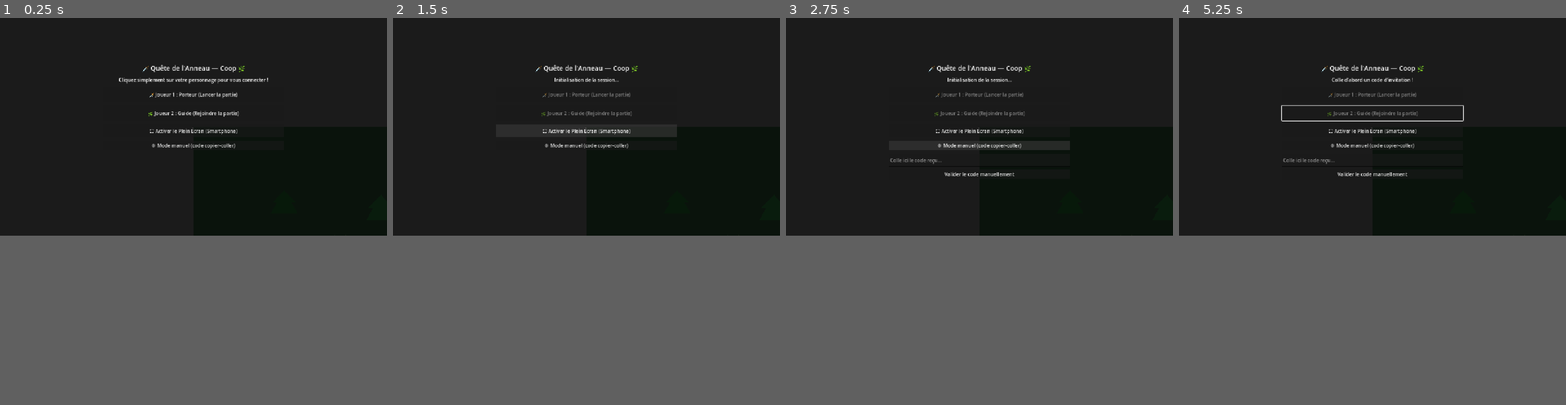
Above: before the commit, frames 1-4 (left to right).
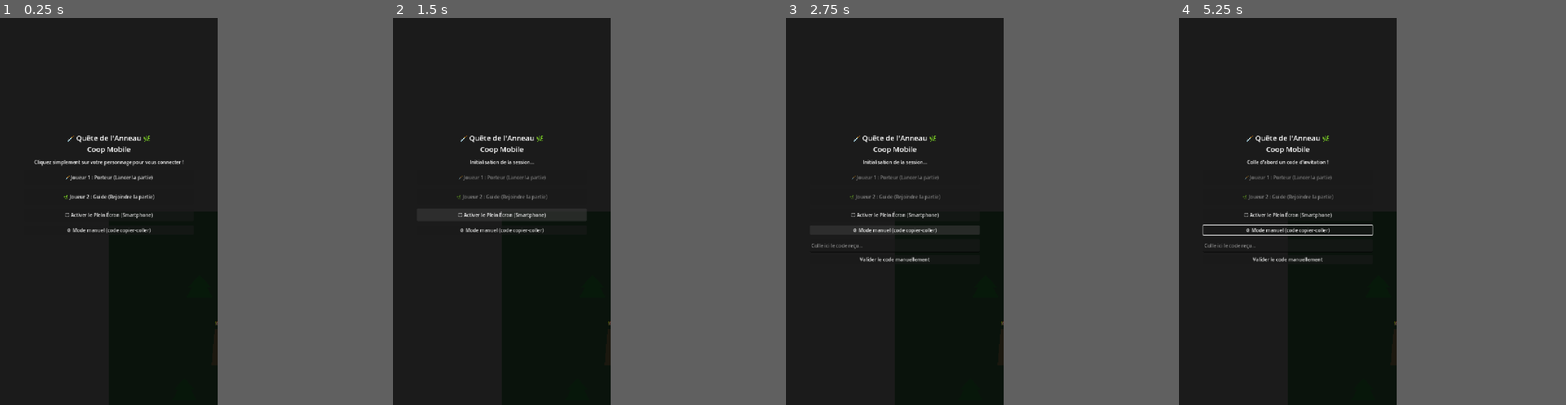
Above: after the commit, the same moments.

Repository: Morgan98800/quete-anneau-coop
Game: Godot game, scene res://scenes/Main.tscn
The game is run twice, just before and just after one commit, with the same random seed, the same clock (stepped at 60 frames per second) and the same inputs.
Inputs (mouse positions are in pixels of both pictures, inside the frame that each line leads up to):
- Up to frame 1 (0.25 s): no input
- Up to frame 2 (1.5 s): click "🗡️ Joueur 1 : Porteur (Lancer…" at 0.5 s; click "⛶ Activer le Plein Écran (Sma…" at 1.25 s
- Up to frame 3 (2.75 s): click "⚙️ Mode manuel (code copier-c…" at 2 s
- Up to frame 4 (5.25 s): click "Valider le code manuellement" at 2.75 s; tap Enter at 3.5 s; move the mouse to (1457, 114) at 3.52 s; hold Right (ui_right) 3.53-4.25 s; click (1457, 114) at 3.67 s; drag from (1295, 137) to (1353, 168) at 4.27 s; move the mouse to (1411, 79) at 5.02 s; hold Right (ui_right) from 5.03 s (still down); click (1411, 79) at 5.17 s
In our replay, the window is 800x450 before the commit and 450x800 after it. These sizes can differ from the game's own. Grey fills any space a smaller window leaves; there, only what the larger window draws over its background counts as a difference.

The runs differ from the first frame. In frame 1, 2.0% of the frame differs, in the area x 8-70%, y 12-80%; in frame 2, 2.2%; in frame 3, 1.9%; in frame 4, 2.5%, in the area x 6-74%, y 12-80%.

Commit message:
Optimize for vertical portrait smartphone play and robust controls

Diff:
--- a/project.godot
+++ b/project.godot
@@ -25,10 +25,12 @@
 
 [display]
 
-window/size/viewport_width=1280
-window/size/viewport_height=720
+window/size/viewport_width=720
+window/size/viewport_height=1280
+window/handheld/orientation=1
 window/stretch/mode="canvas_items"
 window/stretch/aspect="expand"
+
 
 [editor]
 
--- a/scenes/Main.tscn
+++ b/scenes/Main.tscn
@@ -220,16 +220,18 @@
 anchor_top = 0.5
 anchor_right = 0.5
 anchor_bottom = 0.5
-offset_left = -300.0
-offset_top = -210.0
-offset_right = 300.0
-offset_bottom = 210.0
-theme_override_constants/separation = 12
+offset_left = -280.0
+offset_top = -260.0
+offset_right = 280.0
+offset_bottom = 260.0
+theme_override_constants/separation = 14
 
 [node name="LabelTitre" type="Label" parent="CanvasLayer/UIConnexion/VBox"]
 horizontal_alignment = 1
-theme_override_font_sizes/font_size = 22
-text = "🗡️ Quête de l'Anneau — Coop 🌿"
+theme_override_font_sizes/font_size = 24
+text = "🗡️ Quête de l'Anneau 🌿
+Coop Mobile"
+
 
 [node name="LabelStatut" type="Label" parent="CanvasLayer/UIConnexion/VBox"]
 horizontal_alignment = 1
@@ -277,66 +279,70 @@
 mouse_filter = 2
 
 [node name="BarreCorruption" type="ProgressBar" parent="CanvasLayer/UIJeu"]
-offset_left = 20.0
-offset_top = 20.0
+offset_left = 24.0
+
+offset_top = 24.0
 offset_right = 320.0
-offset_bottom = 44.0
+offset_bottom = 50.0
 mouse_filter = 2
 max_value = 100.0
 show_percentage = false
 
 [node name="LabelCorruption" type="Label" parent="CanvasLayer/UIJeu"]
-offset_left = 20.0
-offset_top = 48.0
+offset_left = 24.0
+offset_top = 54.0
 offset_right = 320.0
-offset_bottom = 72.0
+offset_bottom = 78.0
 mouse_filter = 2
 theme_override_colors/font_color = Color(1, 0.4, 0.4, 1)
 theme_override_colors/font_outline_color = Color(0, 0, 0, 1)
 theme_override_constants/outline_size = 2
-theme_override_font_sizes/font_size = 13
+theme_override_font_sizes/font_size = 14
 text = "👁️ Corruption de l'Anneau : 0%"
 
 [node name="Boussole" type="Panel" parent="CanvasLayer/UIJeu"]
 anchor_left = 0.5
 anchor_right = 0.5
+offset_left = -170.0
+offset_top = 90.0
+offset_right = 170.0
+offset_bottom = 135.0
+
+[node name="FlecheBoussole" type="Polygon2D" parent="CanvasLayer/UIJeu/Boussole"]
+position = Vector2(28, 22)
+color = Color(1, 0.8, 0.2, 1)
+polygon = PackedVector2Array(-9, -7, 12, 0, -9, 7, -5, 0)
+
+[node name="LabelBoussole" type="Label" parent="CanvasLayer/UIJeu/Boussole"]
+offset_left = 50.0
+offset_top = 10.0
+offset_right = 330.0
+offset_bottom = 36.0
+theme_override_font_sizes/font_size = 15
+text = "Montagne du Destin : 3600m"
+
+[node name="LabelAllie" type="Label" parent="CanvasLayer/UIJeu"]
+anchor_left = 0.5
+anchor_right = 0.5
 offset_left = -160.0
-offset_top = 16.0
+offset_top = 142.0
 offset_right = 160.0
-offset_bottom = 56.0
-
-[node name="FlecheBoussole" type="Polygon2D" parent="CanvasLayer/UIJeu/Boussole"]
-position = Vector2(25, 20)
-color = Color(1, 0.8, 0.2, 1)
-polygon = PackedVector2Array(-8, -6, 10, 0, -8, 6, -4, 0)
-
-[node name="LabelBoussole" type="Label" parent="CanvasLayer/UIJeu/Boussole"]
-offset_left = 45.0
-offset_top = 8.0
-offset_right = 310.0
-offset_bottom = 32.0
-theme_override_font_sizes/font_size = 14
-text = "Montagne du Destin : 3600m"
-
-[node name="LabelAllie" type="Label" parent="CanvasLayer/UIJeu"]
-offset_left = 20.0
-offset_top = 75.0
-offset_right = 320.0
-offset_bottom = 98.0
+offset_bottom = 168.0
 theme_override_colors/font_color = Color(0.7, 0.9, 1, 1)
 theme_override_colors/font_outline_color = Color(0, 0, 0, 1)
 theme_override_constants/outline_size = 2
-theme_override_font_sizes/font_size = 13
+theme_override_font_sizes/font_size = 14
 text = "👥 Allié : 12m"
+horizontal_alignment = 1
 
 [node name="BoutonPleinEcranJeu" type="Button" parent="CanvasLayer/UIJeu"]
 anchor_left = 1.0
 anchor_right = 1.0
-offset_left = -60.0
-offset_top = 18.0
-offset_right = -18.0
-offset_bottom = 60.0
-theme_override_font_sizes/font_size = 18
+offset_left = -70.0
+offset_top = 22.0
+offset_right = -20.0
+offset_bottom = 72.0
+theme_override_font_sizes/font_size = 22
 text = "⛶"
 
 [node name="BoutonAction" type="Button" parent="CanvasLayer/UIJeu"]
@@ -344,39 +350,39 @@
 anchor_top = 1.0
 anchor_right = 1.0
 anchor_bottom = 1.0
-offset_left = -230.0
-offset_top = -180.0
-offset_right = -40.0
-offset_bottom = -90.0
-theme_override_font_sizes/font_size = 18
-
+offset_left = -210.0
+offset_top = -240.0
+offset_right = -30.0
+offset_bottom = -130.0
+theme_override_font_sizes/font_size = 20
 
 [node name="Joystick" type="Control" parent="CanvasLayer/UIJeu"]
 anchor_top = 1.0
 anchor_bottom = 1.0
-offset_left = 40.0
-offset_top = -250.0
-offset_right = 230.0
-offset_bottom = -60.0
+offset_left = 30.0
+offset_top = -270.0
+offset_right = 250.0
+offset_bottom = -50.0
 script = ExtResource("2")
 
 [node name="Base" type="ColorRect" parent="CanvasLayer/UIJeu/Joystick"]
 anchor_right = 1.0
 anchor_bottom = 1.0
 mouse_filter = 2
-color = Color(1, 1, 1, 0.12)
+color = Color(1, 1, 1, 0.15)
 
 [node name="Bouton" type="ColorRect" parent="CanvasLayer/UIJeu/Joystick"]
 anchor_left = 0.5
 anchor_top = 0.5
 anchor_right = 0.5
 anchor_bottom = 0.5
-offset_left = -35.0
-offset_top = -35.0
-offset_right = 35.0
-offset_bottom = 35.0
-mouse_filter = 2
-color = Color(1, 1, 1, 0.35)
+offset_left = -40.0
+offset_top = -40.0
+offset_right = 40.0
+offset_bottom = 40.0
+mouse_filter = 2
+color = Color(1, 1, 1, 0.4)
+
 
 [node name="EcranVictoire" type="Control" parent="CanvasLayer"]
 visible = false
--- a/scripts/joystick.gd
+++ b/scripts/joystick.gd
@@ -17,18 +17,34 @@
 func _ready() -> void:
 	_positionner_bouton(Vector2.ZERO)
 
-func _unhandled_input(event: InputEvent) -> void:
+func _input(event: InputEvent) -> void:
 	if event is InputEventScreenTouch:
 		var touch_event := event as InputEventScreenTouch
 		if touch_event.pressed and _index_doigt == -1 and _contient(touch_event.position):
 			_index_doigt = touch_event.index
 			_mettre_a_jour(touch_event.position)
+			get_viewport().set_input_as_handled()
 		elif not touch_event.pressed and touch_event.index == _index_doigt:
 			_relacher()
+			get_viewport().set_input_as_handled()
 	elif event is InputEventScreenDrag:
 		var drag_event := event as InputEventScreenDrag
 		if drag_event.index == _index_doigt:
 			_mettre_a_jour(drag_event.position)
+			get_viewport().set_input_as_handled()
+	elif event is InputEventMouseButton:
+		var mouse_event := event as InputEventMouseButton
+		if mouse_event.button_index == MOUSE_BUTTON_LEFT:
+			if mouse_event.pressed and _index_doigt == -1 and _contient(mouse_event.position):
+				_index_doigt = 99
+				_mettre_a_jour(mouse_event.position)
+			elif not mouse_event.pressed and _index_doigt == 99:
+				_relacher()
+	elif event is InputEventMouseMotion:
+		var motion_event := event as InputEventMouseMotion
+		if _index_doigt == 99:
+			_mettre_a_jour(motion_event.position)
+
 
 func _relacher() -> void:
 	_index_doigt = -1
Not shown, changed: build-web/index.html
Not shown, changed: build-web/index.pck
Not shown, changed: custom_shell.html
